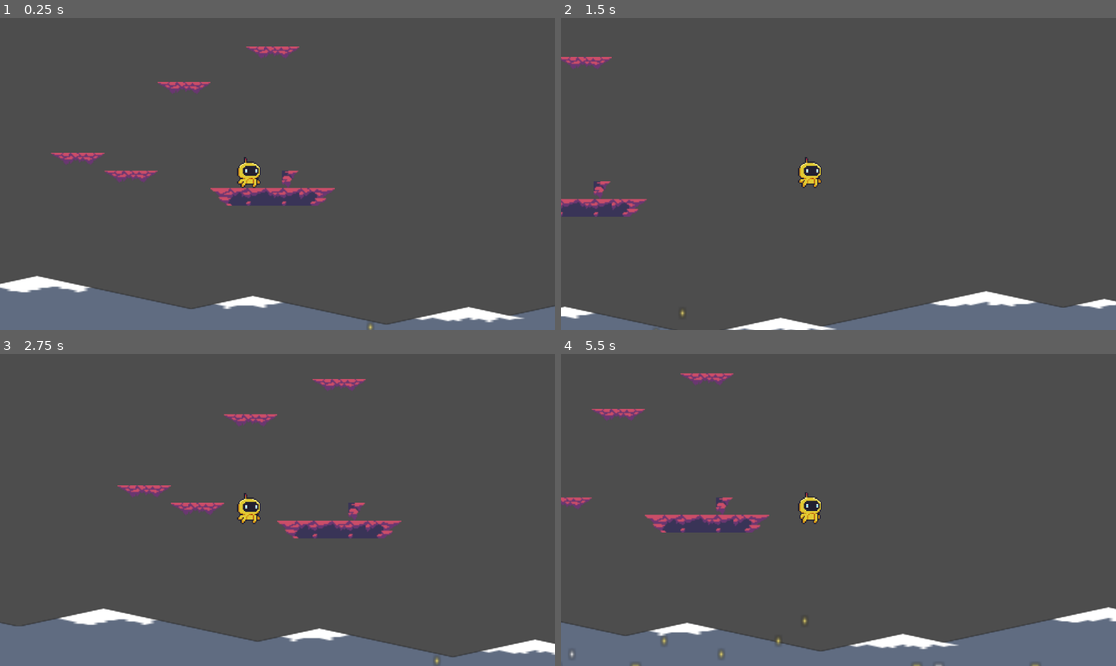
Above: before the commit, frames 1-4 (two rows, left to right).
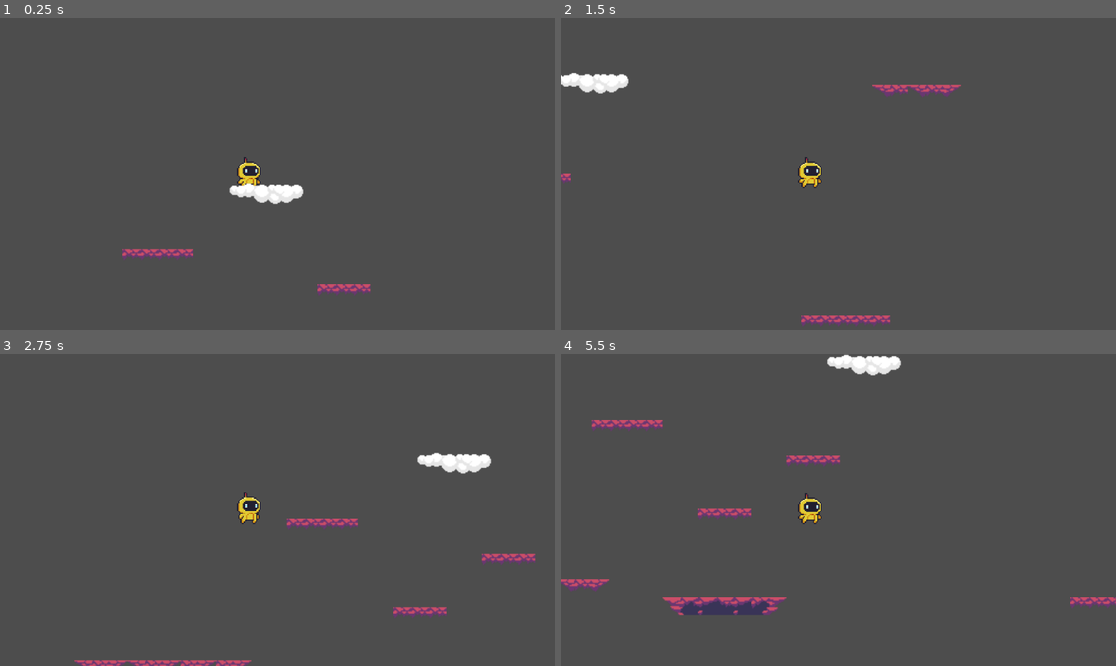
Above: after the commit, the same moments.

Repository: CodigoWaldo/Facu_DyDVJ
Game: Godot game, scene res://scenes/nivel.tscn
Two runs of this game, one before a commit and one after it. Both use one fixed random seed, a clock stepped at 60 frames per second and the inputs below.
Inputs:
- Up to frame 1 (0.25 s): no input
- Up to frame 2 (1.5 s): hold D (mover_derecha) from 0.53 s (still down); tap Space (saltar) at 0.77 s
- Up to frame 3 (2.75 s): tap Space (saltar) at 1.52 s; release D (mover_derecha) at 2.03 s; hold A (mover_izquierda) from 2.03 s (still down)
- Up to frame 4 (5.5 s): release A (mover_izquierda) at 2.78 s; hold D (mover_derecha) 2.78-4.28 s; tap Space (saltar) at 3.02, 3.77, 4.52 s; hold A (mover_izquierda) 4.28-5.03 s; hold D (mover_derecha) from 5.03 s (still down)

The runs differ from the first frame. In frame 1, 11% of the frame differs, in the area x 0-100%, y 9-100%; in frame 2, 7.8%; in frame 3, 14%; in frame 4, 15%, in the area x 0-100%, y 0-100%.

Commit message:
movimiento de nubes

Diff:
--- a/Scripts/deathzone.gd
+++ b/Scripts/deathzone.gd
@@ -6,7 +6,7 @@
 var has_double_jumped = false;
 func _physics_process(delta):
 	# Add the gravity.
-	position.y -= 0.3 #velocidad de la lava.
+	position.y -= 0.0 #velocidad de la lava.
 
 func _on_body_entered(body):
 	if body.get_name()=="player":
--- /dev/null
+++ b/Scripts/movimientoNube.gd
@@ -0,0 +1,11 @@
+extends PathFollow2D
+
+
+# Called when the node enters the scene tree for the first time.
+func _ready():
+	pass # Replace with function body.
+
+
+# Called every frame. 'delta' is the elapsed time since the previous frame.
+func _process(delta):
+	pass
--- a/Scripts/player_controller.gd
+++ b/Scripts/player_controller.gd
@@ -2,7 +2,7 @@
 
 
 const SPEED = 300.0
-const JUMP_VELOCITY = -400.0
+const JUMP_VELOCITY = -250.0
 
 # Get the gravity from the project settings to be synced with RigidBody nodes.
 # var gravity = ProjectSettings.get_setting("physics/2d/default_gravity")
--- a/scenes/nivel.tscn
+++ b/scenes/nivel.tscn
@@ -6,6 +6,7 @@
 [ext_resource type="Texture2D" uid="uid://e0d75h7jlowq" path="res://assets/Rocky Roads/Deco/lava.png" id="4_tx4pw"]
 [ext_resource type="Texture2D" uid="uid://bh028f4t4ypip" path="res://assets/Rocky Roads/Tilesets/tileset_lava.png" id="5_q7w4l"]
 [ext_resource type="Script" path="res://Scripts/deathzone.gd" id="6_a0jou"]
+[ext_resource type="Texture2D" uid="uid://blbthbuvxlvxn" path="res://assets/plataforma movil/cloud_platforms.png" id="7_m3g6l"]
 
 [sub_resource type="TileSetAtlasSource" id="TileSetAtlasSource_kq3kw"]
 texture = ExtResource("5_q7w4l")
@@ -175,6 +176,21 @@
 radius = 14.0
 height = 28.0
 
+[sub_resource type="Animation" id="Animation_6w5iw"]
+length = 0.001
+tracks/0/type = "value"
+tracks/0/imported = false
+tracks/0/enabled = true
+tracks/0/path = NodePath("Sprite2D:frame")
+tracks/0/interp = 1
+tracks/0/loop_wrap = true
+tracks/0/keys = {
+"times": PackedFloat32Array(0),
+"transitions": PackedFloat32Array(1),
+"update": 1,
+"values": [0]
+}
+
 [sub_resource type="Animation" id="Animation_g1lbk"]
 resource_name = "idle"
 length = 4.4
@@ -191,29 +207,85 @@
 "values": [0, 1, 2, 3, 4, 5, 6, 7, 8, 9, 10]
 }
 
-[sub_resource type="Animation" id="Animation_6w5iw"]
+[sub_resource type="AnimationLibrary" id="AnimationLibrary_ela54"]
+_data = {
+"RESET": SubResource("Animation_6w5iw"),
+"idle": SubResource("Animation_g1lbk")
+}
+
+[sub_resource type="RectangleShape2D" id="RectangleShape2D_gv16y"]
+size = Vector2(387.548, 27.0843)
+
+[sub_resource type="Curve2D" id="Curve2D_xwrpn"]
+_data = {
+"points": PackedVector2Array(0, 0, 0, 0, 60, 85, 0, 0, 0, 0, 411, 86)
+}
+point_count = 2
+
+[sub_resource type="GDScript" id="GDScript_ib5dh"]
+script/source = "extends Path2D
+
+
+# Called when the node enters the scene tree for the first time.
+func _ready():
+	pass # Replace with function body.
+
+
+# Called every frame. 'delta' is the elapsed time since the previous frame.
+func _process(delta):
+	pass
+"
+
+[sub_resource type="GDScript" id="GDScript_m2ikd"]
+script/source = "extends PathFollow2D
+
+
+# Called when the node enters the scene tree for the first time.
+func _ready():
+	$\"mover nube\".play(\"mover nube\")
+"
+
+[sub_resource type="RectangleShape2D" id="RectangleShape2D_o4037"]
+size = Vector2(56.9998, 5.99428)
+
+[sub_resource type="Animation" id="Animation_7rkol"]
 length = 0.001
+loop_mode = 1
 tracks/0/type = "value"
 tracks/0/imported = false
 tracks/0/enabled = true
-tracks/0/path = NodePath("Sprite2D:frame")
+tracks/0/path = NodePath(".:progress")
 tracks/0/interp = 1
 tracks/0/loop_wrap = true
 tracks/0/keys = {
 "times": PackedFloat32Array(0),
 "transitions": PackedFloat32Array(1),
-"update": 1,
-"values": [0]
-}
-
-[sub_resource type="AnimationLibrary" id="AnimationLibrary_ela54"]
+"update": 0,
+"values": [0.0]
+}
+
+[sub_resource type="Animation" id="Animation_3hwa2"]
+resource_name = "mover nube"
+length = 4.0
+loop_mode = 1
+tracks/0/type = "value"
+tracks/0/imported = false
+tracks/0/enabled = true
+tracks/0/path = NodePath(".:progress")
+tracks/0/interp = 1
+tracks/0/loop_wrap = true
+tracks/0/keys = {
+"times": PackedFloat32Array(0, 2, 4),
+"transitions": PackedFloat32Array(1, 1, 1),
+"update": 0,
+"values": [0.0, 351.001, 0.0]
+}
+
+[sub_resource type="AnimationLibrary" id="AnimationLibrary_bua81"]
 _data = {
-"RESET": SubResource("Animation_6w5iw"),
-"idle": SubResource("Animation_g1lbk")
-}
-
-[sub_resource type="RectangleShape2D" id="RectangleShape2D_gv16y"]
-size = Vector2(387.548, 27.0843)
+"RESET": SubResource("Animation_7rkol"),
+"mover nube": SubResource("Animation_3hwa2")
+}
 
 [node name="Nivel" type="Node2D"]
 position = Vector2(-285, -512)
@@ -224,12 +296,13 @@
 texture = ExtResource("1_kwy5e")
 
 [node name="TileMap" type="TileMap" parent="."]
+position = Vector2(-1, 0)
 tile_set = SubResource("TileSet_4es6s")
 format = 2
-layer_0/tile_data = PackedInt32Array(1310734, 458752, 3, 131 …(146 unchanged characters)… 786432, 1, 1245194, 851968, 1, 1179653, 720896, 1, 1179654, 786432, 1, 1179655, 851968, 1, 917515, 720896, 1, 917516, 786432, 1, 917517, 851968, 1, 786448, 720896, 1, 786449, 786432, 1, 786450, 851968, 1, 1245202, 327680, 4)
+layer_0/tile_data = PackedInt32Array(1310734, 458752, 3, 131 …(146 unchanged characters)… 786432, 1, 1245194, 851968, 1, 1179653, 851968, 1, 1179654, 786432, 1, 1179655, 851968, 1, 1179651, 851968, 1, 1179652, 786432, 1, 1179648, 851968, 1, 1179649, 720896, 1, 1179650, 786432, 1, 1245182, 720896, 1, 1245183, 786432, 1, 1310757, 786432, 1, 1310758, 786432, 1, 1310759, 786432, 1, 1310761, 786432, 1, 1310760, 786432, 1, 983056, 786432, 1, 983057, 786432, 1, 983058, 786432, 1, 786453, 786432, 1, 786454, 786432, 1, 786455, 786432, 1, 655373, 786432, 1, 655372, 786432, 1, 655371, 786432, 1, 655370, 786432, 1, 458793, 720896, 1, 458795, 720896, 1, 458796, 786432, 1, 458797, 851968, 1, 458794, 786432, 1)
 
 [node name="player" type="CharacterBody2D" parent="."]
-position = Vector2(284.225, 303.227)
+position = Vector2(296, 66)
 safe_margin = 0.001
 script = ExtResource("1_koipq")
 
@@ -255,6 +328,7 @@
 speed_scale = 3.0
 
 [node name="deadzone" type="Area2D" parent="."]
+position = Vector2(63, -45)
 script = ExtResource("6_a0jou")
 
 [node name="CollisionShape2D" type="CollisionShape2D" parent="deadzone"]
@@ -263,9 +337,67 @@
 shape = SubResource("RectangleShape2D_gv16y")
 
 [node name="Sprite2D" type="Sprite2D" parent="deadzone/CollisionShape2D"]
-position = Vector2(-4.654, -4.72649)
+position = Vector2(1.14252, -5.9444)
 scale = Vector2(0.96348, 0.862687)
 texture = ExtResource("4_tx4pw")
 
+[node name="Path2D" type="Path2D" parent="."]
+position = Vector2(207, 26)
+curve = SubResource("Curve2D_xwrpn")
+script = SubResource("GDScript_ib5dh")
+
+[node name="PathFollow2D" type="PathFollow2D" parent="Path2D"]
+position = Vector2(60, 85)
+rotation = 0.002849
+script = SubResource("GDScript_m2ikd")
+
+[node name="Area2D" type="CharacterBody2D" parent="Path2D/PathFollow2D"]
+position = Vector2(0.999939, 0.0104065)
+
+[node name="CollisionShape2D" type="CollisionShape2D" parent="Path2D/PathFollow2D/Area2D"]
+position = Vector2(1.50006, -3.01608)
+shape = SubResource("RectangleShape2D_o4037")
+
+[node name="Sprite2D" type="Sprite2D" parent="Path2D/PathFollow2D/Area2D"]
+texture = ExtResource("7_m3g6l")
+hframes = 2
+vframes = 4
+frame = 6
+
+[node name="mover nube" type="AnimationPlayer" parent="Path2D/PathFollow2D"]
+libraries = {
+"": SubResource("AnimationLibrary_bua81")
+}
+speed_scale = 0.514
+
+[node name="Path2D2" type="Path2D" parent="."]
+position = Vector2(207, 26)
+curve = SubResource("Curve2D_xwrpn")
+script = SubResource("GDScript_ib5dh")
+
+[node name="PathFollow2D" type="PathFollow2D" parent="Path2D2"]
+position = Vector2(60, 85)
+rotation = 0.002849
+script = SubResource("GDScript_m2ikd")
+
+[node name="Area2D" type="CharacterBody2D" parent="Path2D2/PathFollow2D"]
+position = Vector2(0.999939, 0.0104065)
+
+[node name="CollisionShape2D" type="CollisionShape2D" parent="Path2D2/PathFollow2D/Area2D"]
+position = Vector2(1.50006, -3.01608)
+shape = SubResource("RectangleShape2D_o4037")
+
+[node name="Sprite2D" type="Sprite2D" parent="Path2D2/PathFollow2D/Area2D"]
+texture = ExtResource("7_m3g6l")
+hframes = 2
+vframes = 4
+frame = 6
+
+[node name="mover nube" type="AnimationPlayer" parent="Path2D2/PathFollow2D"]
+libraries = {
+"": SubResource("AnimationLibrary_bua81")
+}
+speed_scale = 0.514
+
 [connection signal="body_entered" from="deadzone" to="player" method="_on_area_2d_body_entered"]
 [connection signal="body_entered" from="deadzone" to="deadzone" method="_on_body_entered"]
Binary file added: assets/plataforma movil/cloud_platforms.png
Not shown, added: assets/plataforma movil/cloud_platforms.png.import
Not shown: 1 places in scenes/nivel.tscn that only renumber resources
